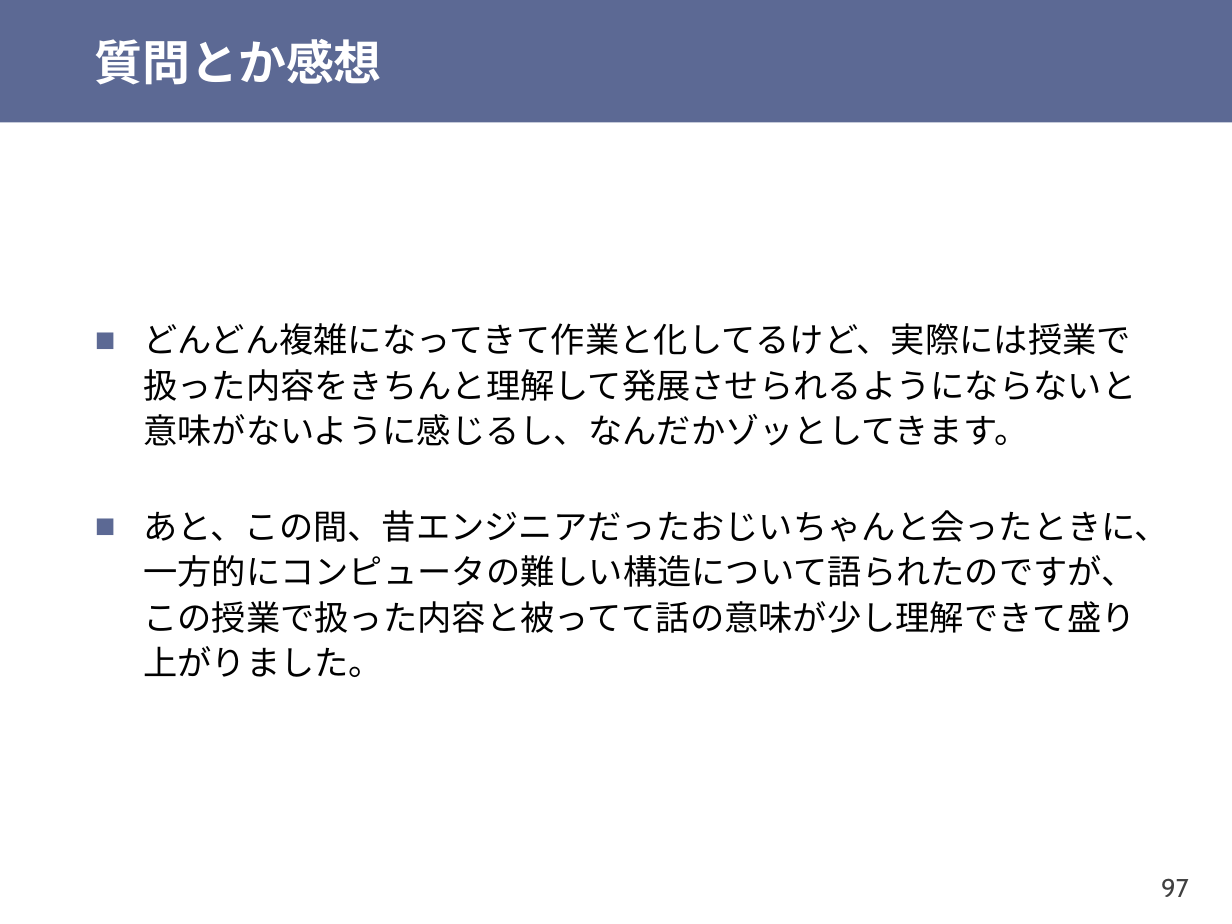
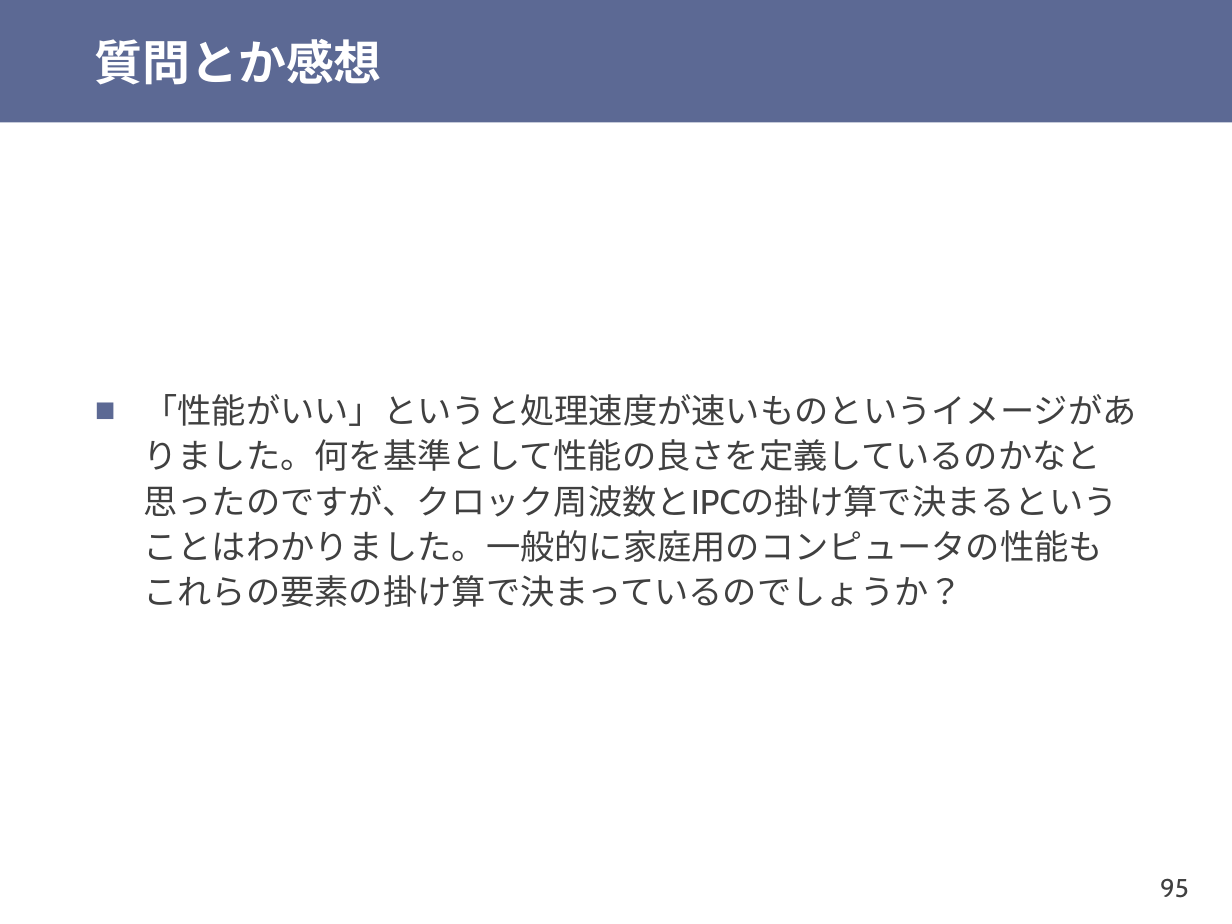
Before and after one commit to shioyadan/otya-computer-architecture-i, a slide deck: slide 95 of cai-shioya-09.pptx (slide 97 before the commit). Drawn at 1232x924 pixels with LibreOffice and Linux fonts; fonts in the diff are those of the drawing. Boxes give left, top, right and bottom in pixels: in the first picture for what was removed or moved away, otherwise in the second. Text is boxed around its words. In the diff, an @@ line names an element or a change of style, - is before the commit and + after.

```diff
--- a/cai-shioya-09.pptx
+++ b/cai-shioya-09.pptx
@@ text at bbox=[143, 394, 1136, 607]: text changed; font Noto Sans CJK JP to Cabin; text colour #000000 to #404040 @@
-■ どんどん複雑になってきて作業と化してるけど、実際には授業で扱った内容をきちんと理解して発展させられるようにならないと意味がないように感じるし、なんだかゾッとしてきます。
-■ あと、この間、昔エンジニアだったおじいちゃんと会ったときに、一方的にコンピュータの難しい構造について語られたのですが、この授業で扱った内容と被ってて話の意味が少し理解できて盛り上がりました。
+■ 「性能がいい」というと処理速度が速いものというイメージがありました。何を基準として性能の良さを定義しているのかなと思ったのですが、クロック周波数とIPCの掛け算で決まるということはわかりました。一般的に家庭用のコンピュータの性能もこれらの要素の掛け算で決まっているのでしょうか？
@@ page number at bbox=[1160, 878, 1188, 898]: text changed @@
-97
+95
```
Also in this commit, not shown: 14 other slides changed, 13 slides added, 4 slides removed, 1 other file.
